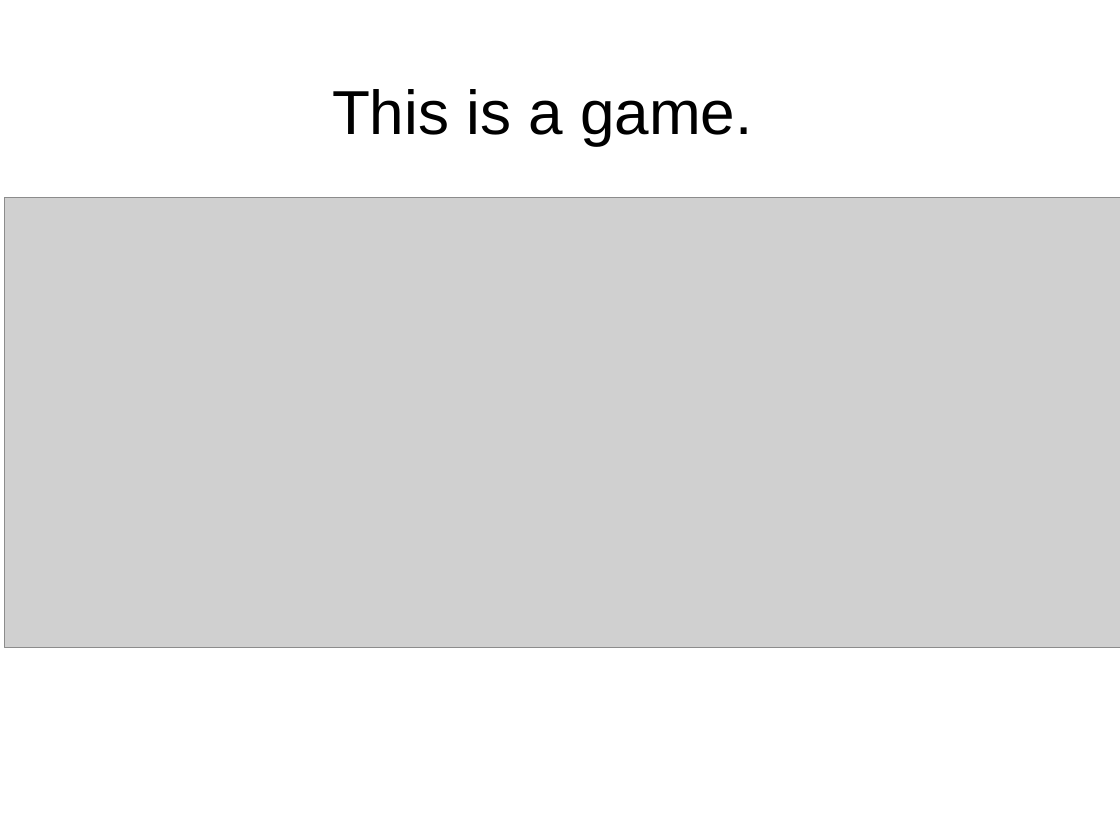
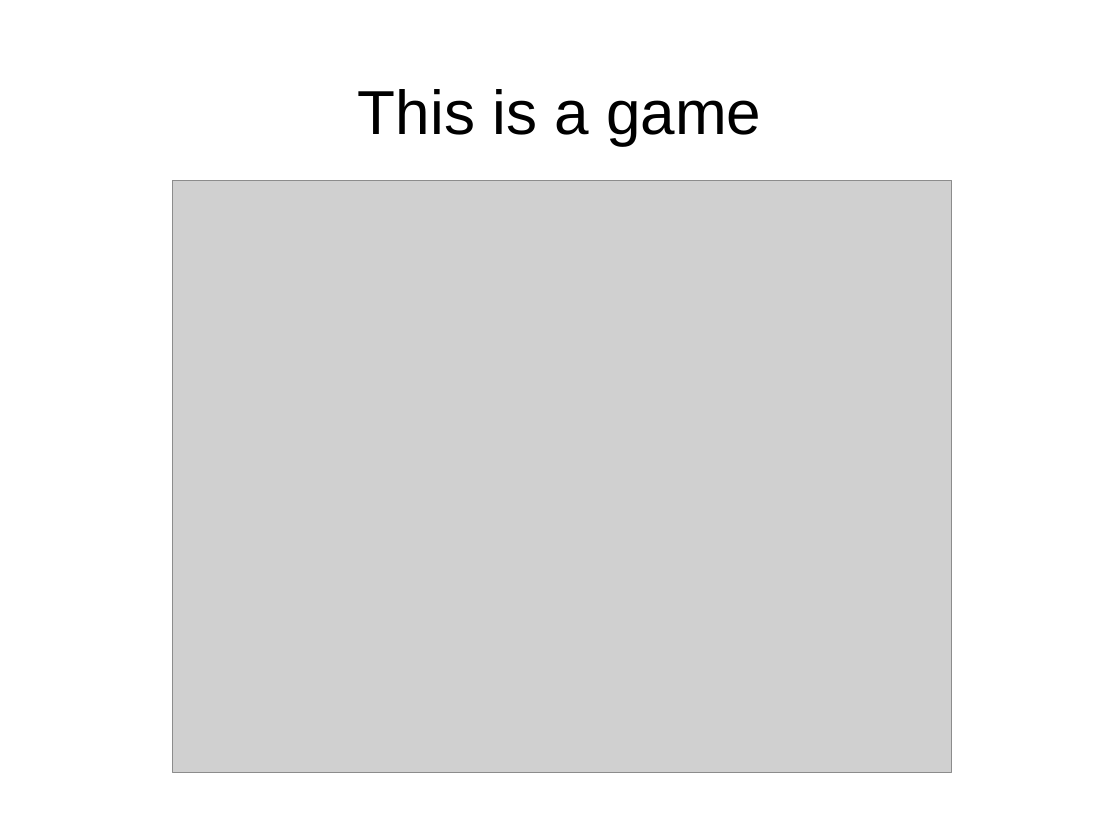
Before and after one commit to MalloZup/presentations, a slide deck: slide 3 of rails/2018/fullstack.odp. Drawn at 1120x840 pixels with LibreOffice and Linux fonts; fonts in the diff are those of the drawing; grey boxes stand for pictures. Boxes give left, top, right and bottom in pixels: in the first picture for what was removed or moved away, otherwise in the second. Text is boxed around its words. In the diff, an @@ line names an element or a change of style, - is before the commit and + after.

```diff
--- a/rails/2018/fullstack.odp
+++ b/rails/2018/fullstack.odp
@@ title at (358,89,761,146): text changed @@
-This is a game.
+This is a game
@@ picture: place and size @@
-picture at (4,197,1120,647)
+picture at (172,180,952,772)
```
Also in this commit, not shown: 4 other slides changed, 3 slides added, 1 slide removed, 2 other files.
